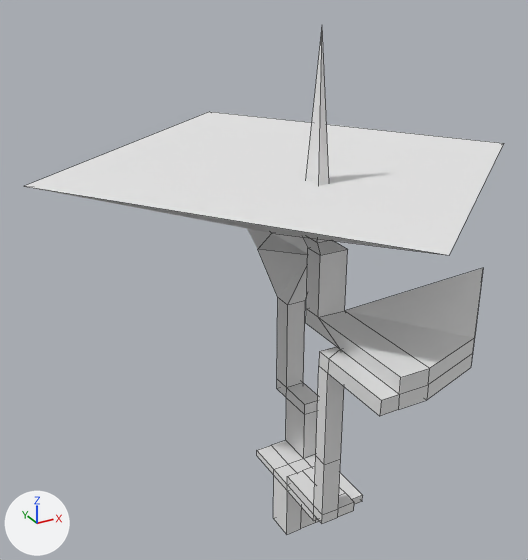
The Blender file Assets/models/tower2.blend, before and after one commit.
One viewpoint serves both versions: a 50 mm lens placed at (-11.74, -17.79, 19.26), pointed at (-0.25, 3.09, 8.82). The lights are fixed; the arrows at lower left show +X, +Y and +Z. Mesh edges are drawn as thin lines.
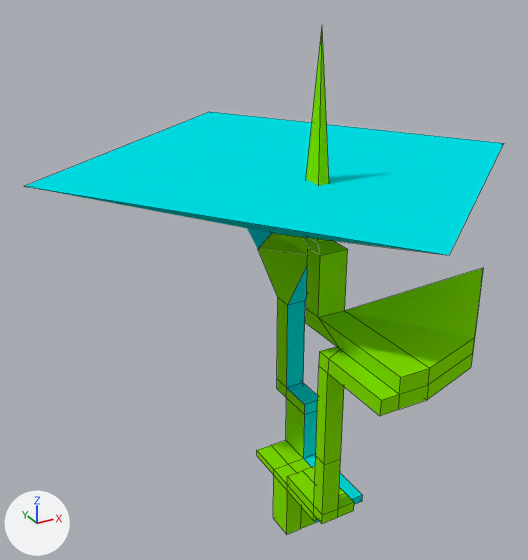
Location of each change, (x1, y1, x2, y2) in pixels of the pictures (528 x 560 px):
part 1 of me_cube, recoloured (white to green): (257, 30, 483, 535) in both
part 2 of me_cube, recoloured (white to cyan): (287, 301, 363, 523) in both
part 3 of me_cube, recoloured (white to cyan): (247, 228, 307, 305) in both
part 4 of me_cube, recoloured (white to cyan): (30, 187, 444, 255) in both
part 5 of me_cube, recoloured (white to cyan): (25, 112, 504, 255) in both

Edits to the bpy script that builds the scene:
```text
Add mat_material1232:
    mat_material1232 = diffuse_material('Material1232')
    mat_material1232.base_color = (0.238, 0.8, 0.0)  # green #86e700
Add mat_material123333:
    mat_material123333 = diffuse_material('Material123333')
    mat_material123333.base_color = (0.0, 0.751, 0.8)  # cyan #00e1e7
Change me_cube:
    where me_cube.from_pydata(...)  # 123 vertices, 123 faces; spans x -7.9..9.1, y -5.9..11.2, z 0.0..17.6
    used by ob_cube; location = (0.0, 0.0, 0.0)
    me_cube part 1: 99 of the faces centred in x -1.3..3.9, y -4.7..5.8, z 0.0..13.4 switch from mat_material (white #e7e7e7) to mat_material1232 (green #86e700)
    me_cube part 2: 17 of the faces centred in x 0.6, y -1.7..3.0, z 0.0..6.3 switch from mat_material (white #e7e7e7) to mat_material123333 (cyan #00e1e7)
    me_cube part 3: 4 of the faces centred in x -0.5..1.7, y 2.1..3.2, z 9.1..10.8 switch from mat_material (white #e7e7e7) to mat_material123333 (cyan #00e1e7)
    me_cube part 4: 1 of the faces centred in x -2.5, y 0.8, z 12.2 switch from mat_material (white #e7e7e7) to mat_material123333 (cyan #00e1e7)
    me_cube part 5: 1 of the faces centred in x 0.6, y 2.6, z 13.1 switch from mat_material (white #e7e7e7) to mat_material123333 (cyan #00e1e7)
```
